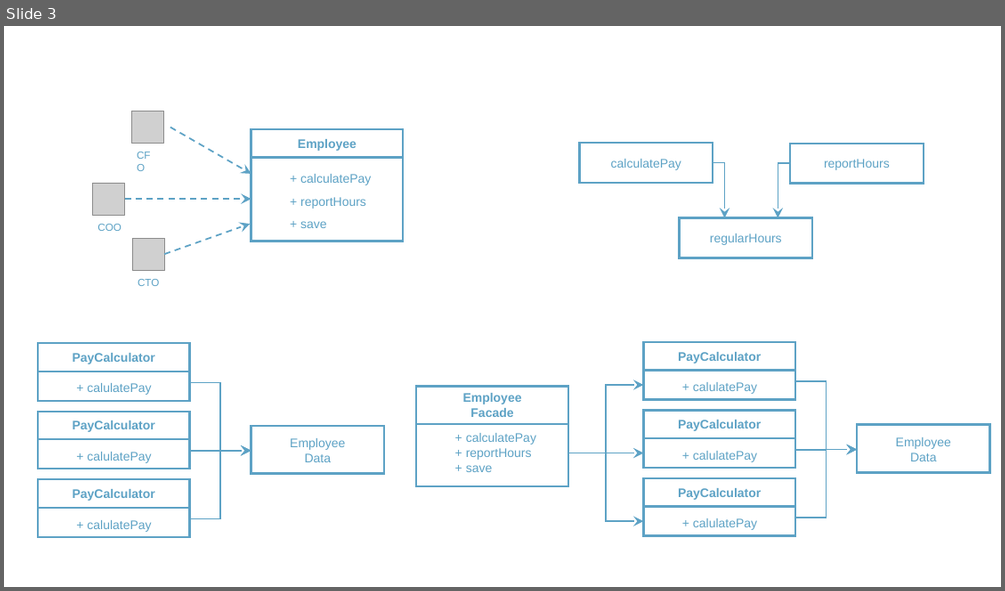
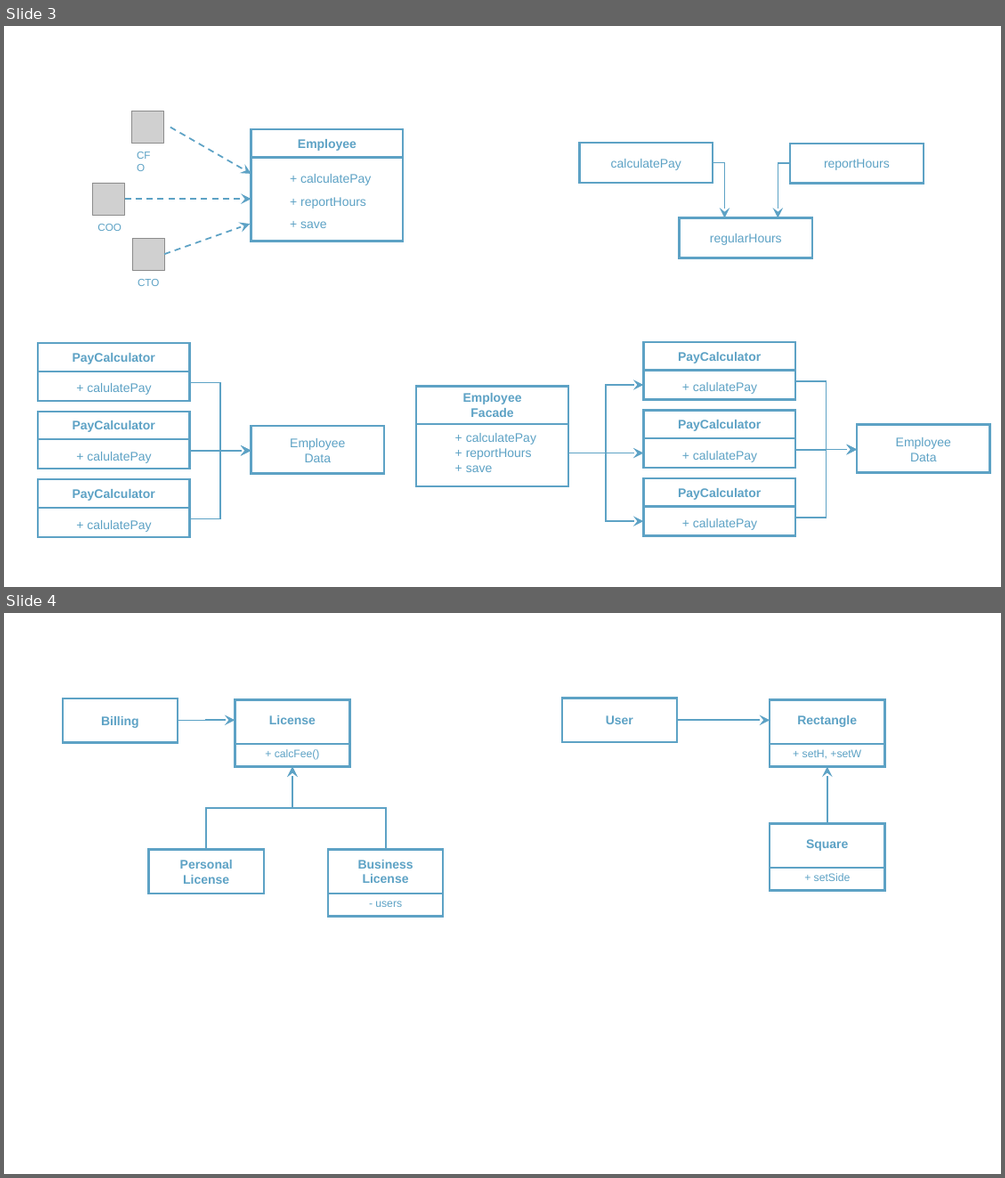
Before and after one commit to rudaks-han/book-summary, a slide deck: Clean Architecture/ref/프레젠테이션1.pptx. Shown one above the other, each under a label of ours: slide 3 before the commit, slides 3 and 4 after it. The pictures are 1005x591 and 1005x1178 pixels, drawn with LibreOffice and Linux fonts; fonts in the diff are those of the drawing; grey boxes stand for pictures. Boxes give left, top, right and bottom in pixels: in the first picture for what was removed or moved away, otherwise in the second. Text is boxed around its words. In the diff, an @@ line names an element or a change of style, - is before the commit and + after.

```diff
--- a/Clean Architecture/ref/프레젠테이션1.pptx
+++ b/Clean Architecture/ref/프레젠테이션1.pptx
@@ slide 4 added at (x1=4, y1=613, x2=1001, y2=1174), background #FFFFFF @@
@@ rectangle added at (x1=63, y1=698, x2=178, y2=742), outline #5DA2C5 2 pt @@
@@ text added at (x1=101, y1=716, x2=139, y2=728), 12 pt, text #5DA2C5, bold @@
+Billing
@@ rectangle added at (x1=562, y1=698, x2=677, y2=742), outline #5DA2C5 2 pt @@
@@ text added at (x1=606, y1=715, x2=633, y2=724), 12 pt, text #5DA2C5, bold @@
+User
@@ elbow arrow added from (178, 721) to (235, 720), #5DA2C5 1.5 pt @@
@@ arrow added from (677, 720) to (769, 720), #5DA2C5 1.5 pt @@
@@ elbow arrow added from (207, 850) to (292, 766), #5DA2C5 1.5 pt @@
@@ group added at (x1=235, y1=699, x2=350, y2=766): 2 rectangles, 2 texts @@
+License
++ calcFee()
@@ elbow arrow added from (386, 850) to (292, 766), #5DA2C5 1.5 pt @@
@@ group added at (x1=769, y1=699, x2=885, y2=766): 2 rectangles, 2 texts @@
+Rectangle
++ setH, +setW
@@ arrow added from (827, 823) to (827, 766), #5DA2C5 1.5 pt @@
@@ rectangle added at (x1=149, y1=850, x2=264, y2=893), outline #5DA2C5 2 pt @@
@@ text added at (x1=180, y1=860, x2=233, y2=884), 12 pt, text #5DA2C5, bold @@
+Personal
+License
@@ group added at (x1=769, y1=823, x2=885, y2=890): 2 rectangles, 2 texts @@
+Square
++ setSide
@@ group added at (x1=328, y1=850, x2=443, y2=916): 2 rectangles, 2 texts @@
+Business
+License
+- users
```
Also in this commit, not shown: 2 other slides added, 14 other files.
